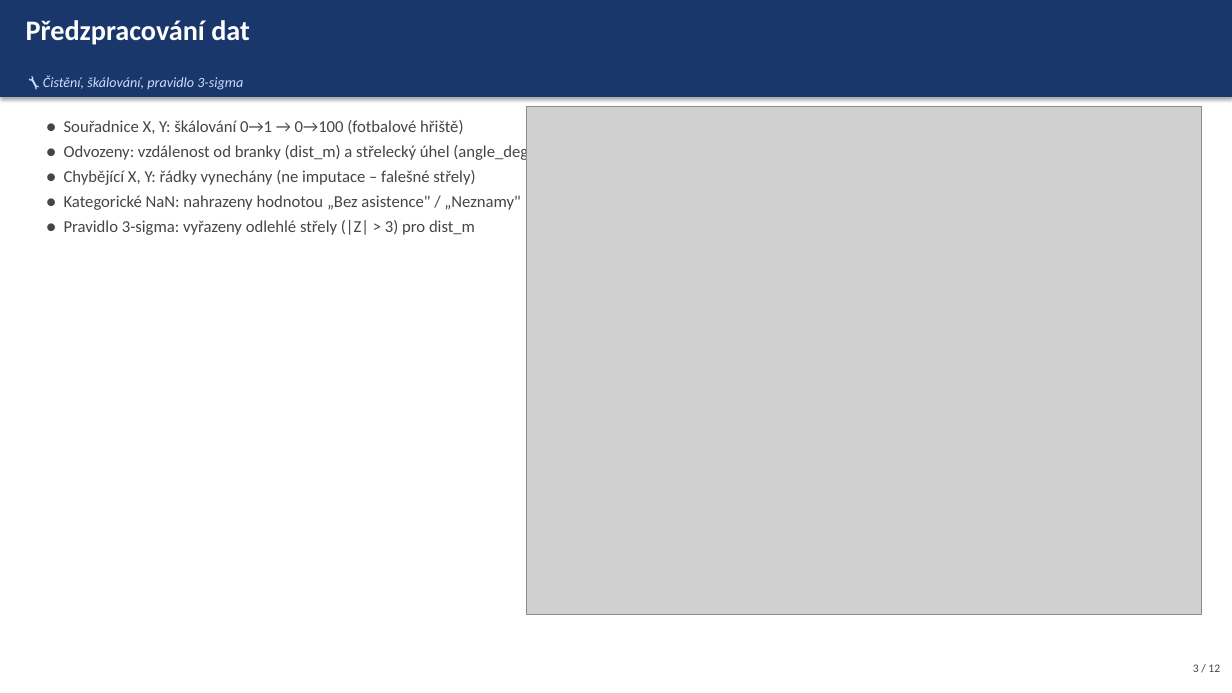
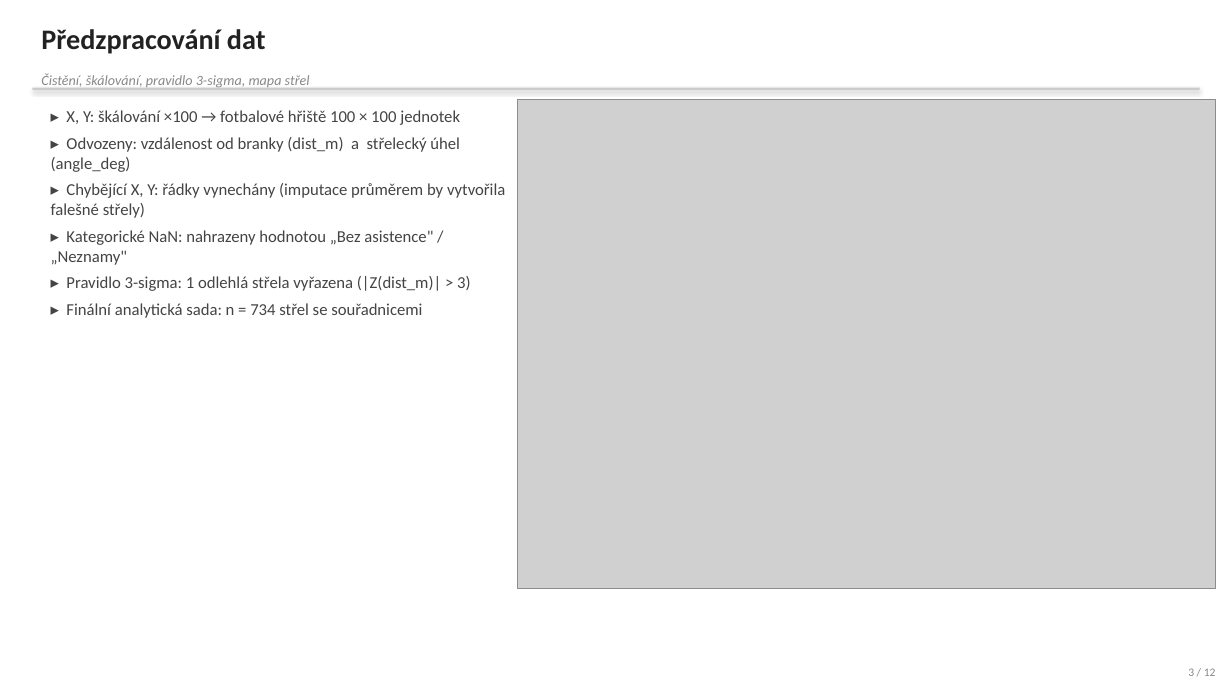
Before and after one commit to jkrejcikova/VMM_project_02, a slide deck: slide 3 of prezentace/prezentace_strelecka_uspesnost.pptx. Drawn at 1232x693 pixels with LibreOffice and Linux fonts; fonts in the diff are those of the drawing; grey boxes stand for pictures. Boxes give left, top, right and bottom in pixels: in the first picture for what was removed or moved away, otherwise in the second. Text is boxed around its words. In the diff, an @@ line names an element or a change of style, - is before the commit and + after.

Commit message:
Oprava grafiku a prezentace dle zpetne vazby
Grafy:
- Hřiště (01, 06b): bile pozadi #FFFFFF, seda cara #b0b0b0/lw=1.2
- Body strel: goal=#d62728, no-goal=#1f77b4, alpha=0.35, s=8
- Korelace (03): pouze jedna velka Spearmanova heatmapa, vetsi font
- Normalita (02): pouze 1x2 (histogram + Q-Q pro dist_m)
- Biplot (05b): zkracene sipky scale=3.0, text nependi pres okraj
- Forest plot (07b): logaritmicka osa X (xG nesmrska ostatni)

Prezentace:
- Vsechny slidy: ciste BILE pozadi #FFFFFF
- Zahlavi: cerny tucny text + tenka seda linka (zadny barevny pruh)
- Texty: tmave seda #222222, ramecky hypotez s jemnym ohranicenim
- Obrazky: pouze width=Inches(x), bez pevne vysky (zadna deformace)

```diff
--- a/prezentace/prezentace_strelecka_uspesnost.pptx
+++ b/prezentace/prezentace_strelecka_uspesnost.pptx
@@ text "Předzpracování dat": place and size @@
-text "Předzpracování dat" at bbox=[26, 20, 250, 45]
+text "Předzpracování dat" at bbox=[41, 29, 266, 54]
@@ text "Předzpracování dat" at bbox=[41, 29, 266, 54]: text colour #FFFFFF to #222222 @@
@@ rectangle: place and size @@
-rectangle at bbox=[0, 0, 1232, 97]
+rectangle at bbox=[32, 88, 1200, 91]
@@ rectangle at bbox=[32, 88, 1200, 91]: fill #1A376B to #CCCCCC @@
@@ text at bbox=[41, 73, 310, 89]: text changed; text colour #CCDDFF to #888888 @@
-🔧 Čistění, škálování, pravidlo 3-sigma
+Čistění, škálování, pravidlo 3-sigma, mapa střel
@@ text at bbox=[51, 110, 505, 318]: text changed; text colour #454545 to #444444 @@
-● Souřadnice X, Y: škálování 0→1 → 0→100 (fotbalové hřiště)
-● Odvozeny: vzdálenost od branky (dist_m) a střelecký úhel (angle_deg)
-● Chybějící X, Y: řádky vynechány (ne imputace – falešné střely)
-● Kategorické NaN: nahrazeny hodnotou „Bez asistence" / „Neznamy"
-● Pravidlo 3-sigma: vyřazeny odlehlé střely (|Z| > 3) pro dist_m
+▸ X, Y: škálování ×100 → fotbalové hřiště 100 × 100 jednotek
+▸ Odvozeny: vzdálenost od branky (dist_m) a střelecký úhel (angle_deg)
+▸ Chybějící X, Y: řádky vynechány (imputace průměrem by vytvořila falešné střely)
+▸ Kategorické NaN: nahrazeny hodnotou „Bez asistence" / „Neznamy"
+▸ Pravidlo 3-sigma: 1 odlehlá střela vyřazena (|Z(dist_m)| > 3)
+▸ Finální analytická sada: n = 734 střel se souřadnicemi
@@ picture: place and size @@
-picture at bbox=[527, 106, 1202, 615]
+picture at bbox=[518, 100, 1215, 589]
@@ text "3 / 12" at bbox=[1188, 668, 1216, 676]: text colour #454545 to #888888 @@
```
Also in this commit, not shown: 11 other slides changed, 8 other files.
